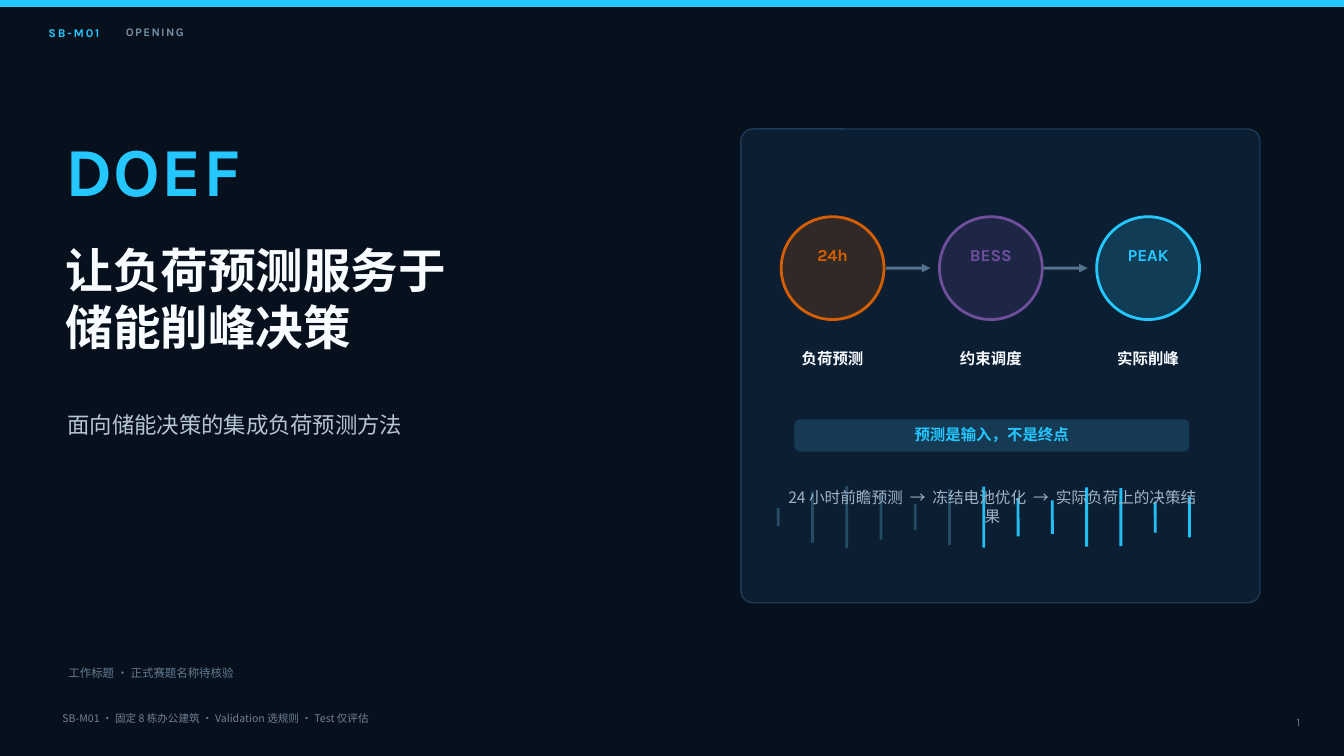
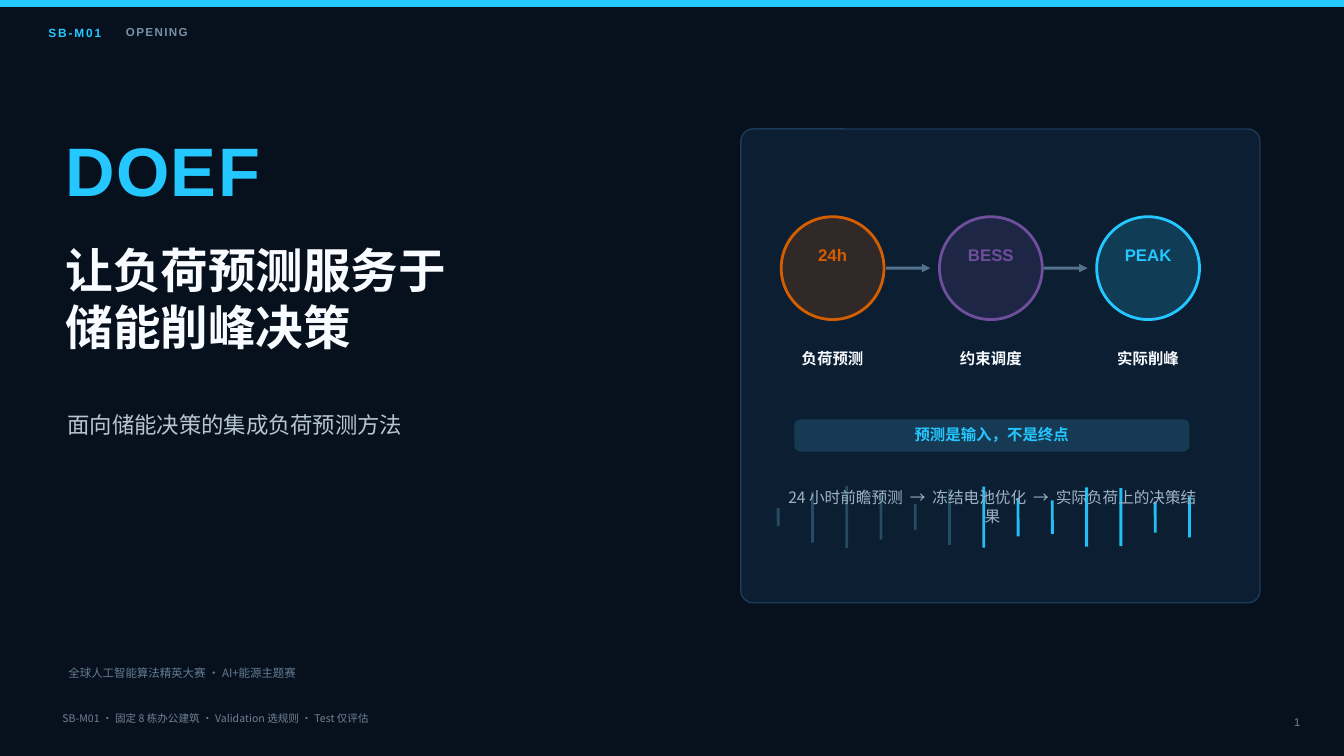
Before and after one commit to m3145284542-dotcom/zhichu-yunkong, a slide deck: slide 1 of outputs/phase13_3/Phase13_3_DOEF_Competition_Presentation.pptx. Drawn at 1344x756 pixels with LibreOffice and Linux fonts; fonts in the diff are those of the drawing. Boxes give left, top, right and bottom in pixels: in the first picture for what was removed or moved away, otherwise in the second. Text is boxed around its words. In the diff, an @@ line names an element or a change of style, - is before the commit and + after.

```diff
--- a/outputs/phase13_3/Phase13_3_DOEF_Competition_Presentation.pptx
+++ b/outputs/phase13_3/Phase13_3_DOEF_Competition_Presentation.pptx
@@ text at [68, 667, 296, 678]: text changed @@
-工作标题 · 正式赛题名称待核验
+全球人工智能算法精英大赛 · AI+能源主题赛
@@ font Karla to Arial in 6 elements at [48, 28, 101, 37], [126, 28, 188, 36], [65, 148, 259, 197], [968, 249, 1014, 261], [1125, 249, 1172, 261], [1294, 718, 1300, 726] @@
```
Also in this commit, not shown: 22 other slides changed, 7 other files.
